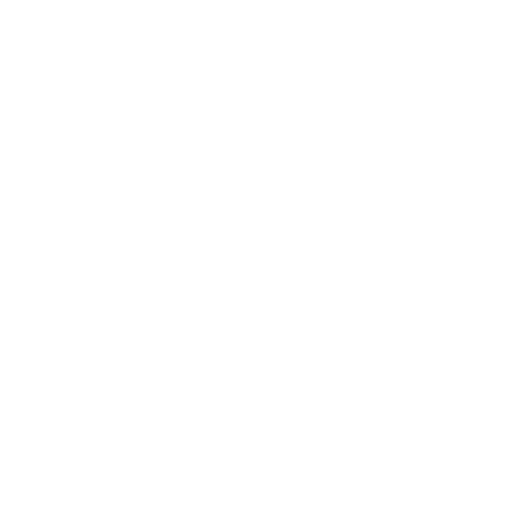
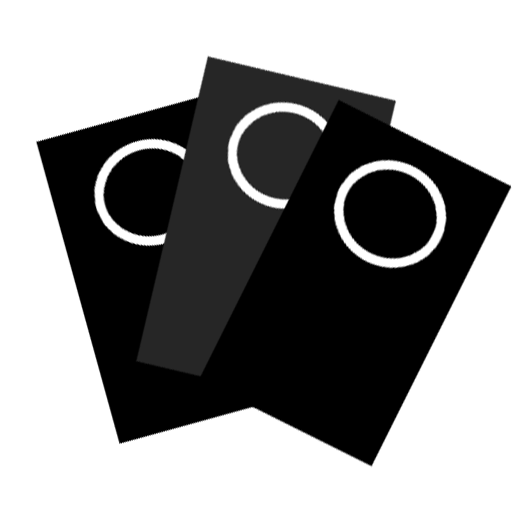
Revision of a layered 512px x 512px image; what changed, layer by layer:
added layer "Rechthoek 2 kopiëren 7" above "Kleurtoon/verzadiging 2" over box(197, 98, 512, 468)
added layer "Kleurtoon/verzadiging 2" above "Rechthoek 2 kopiëren 6" over box(135, 55, 397, 407)
added layer "Rechthoek 2 kopiëren 6" above "Rechthoek 2 kopiëren 4" over box(35, 89, 307, 445)
